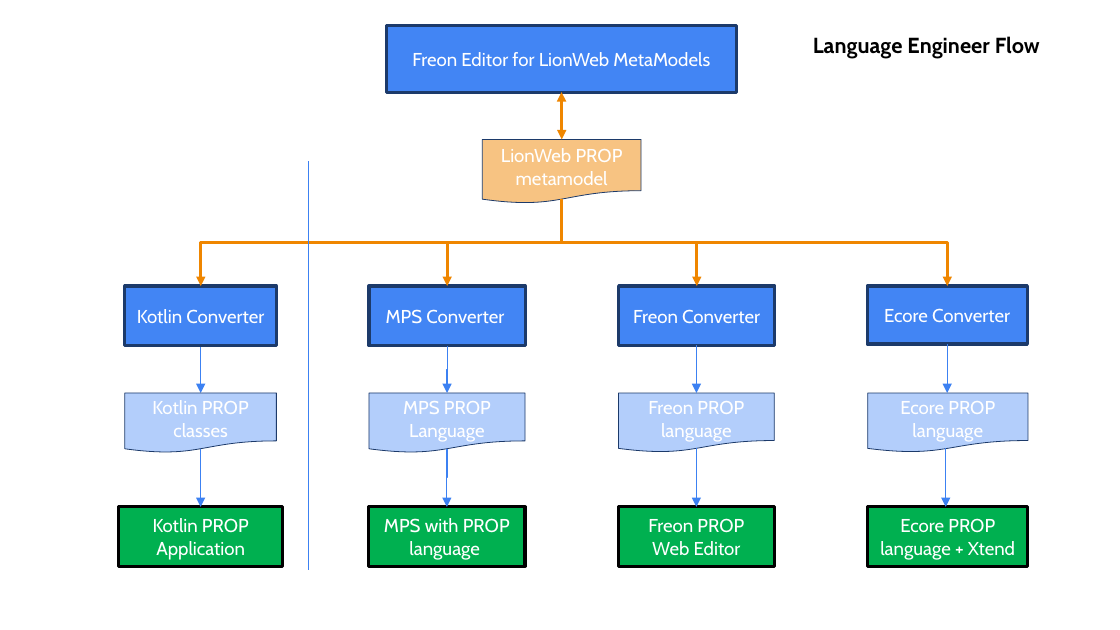
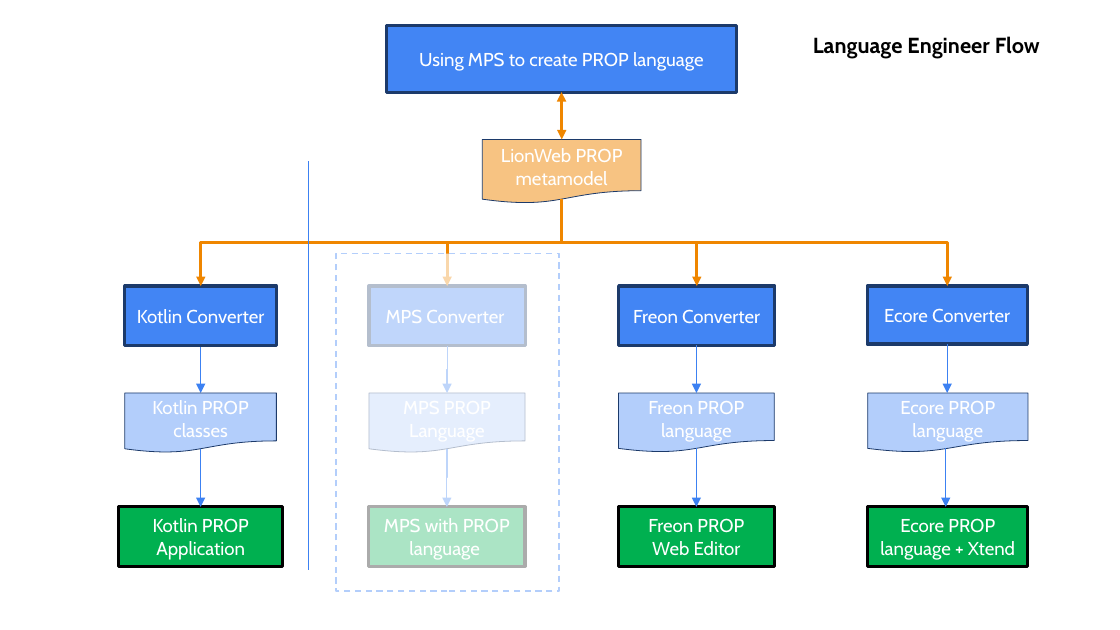
Before and after one commit to LionWeb-io/specification, a slide deck: slide 14 of resources/LangDev Talk.pptx. Drawn at 1120x630 pixels with LibreOffice and Linux fonts; fonts in the diff are those of the drawing. Boxes give left, top, right and bottom in pixels: in the first picture for what was removed or moved away, otherwise in the second. Text is boxed around its words. In the diff, an @@ line names an element or a change of style, - is before the commit and + after.

```diff
--- a/resources/LangDev Talk.pptx
+++ b/resources/LangDev Talk.pptx
@@ text in rectangle at (419,52,704,71): text changed @@
-Freon Editor for LionWeb MetaModels
+Using MPS to create PROP language
@@ rectangle added at (336,253,559,590), fill #FFFFFF at 67% opacity, outline #B3CEFB 1 pt dashed @@
```
Also in this commit, not shown: 1 other slide changed.
